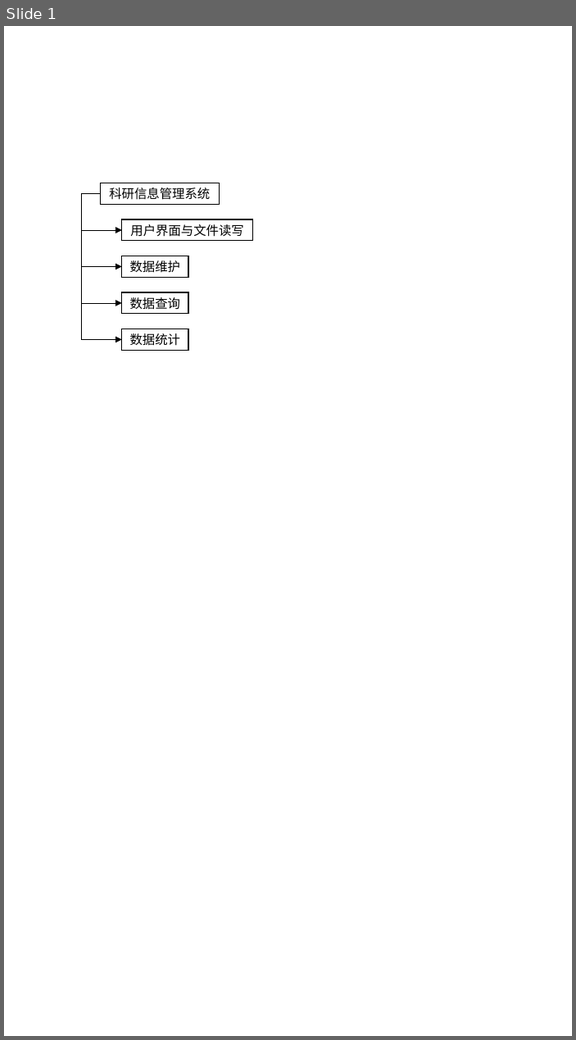
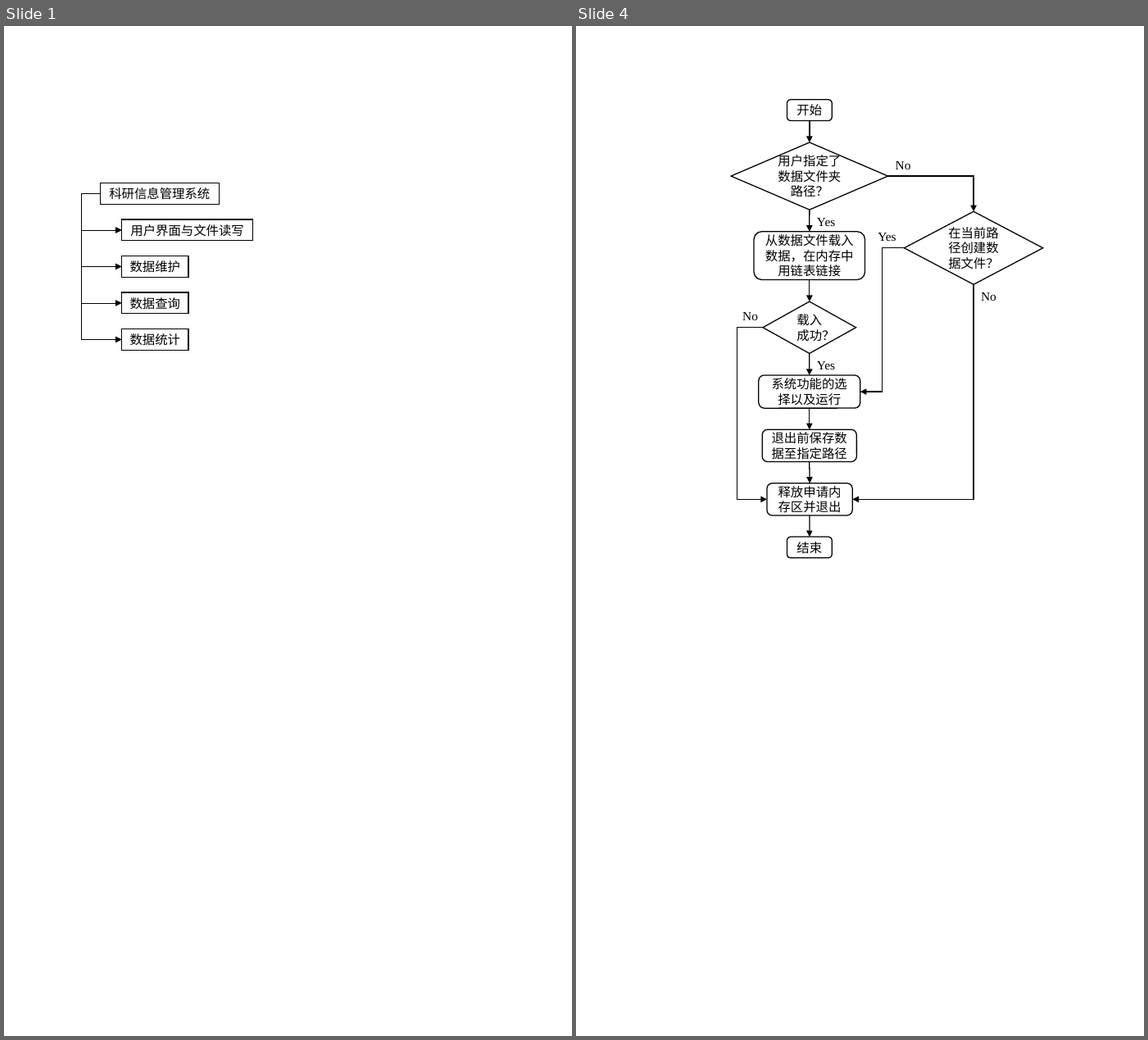
Before and after one commit to smdsbz/curriculum-design-1, a slide deck: Experiment_Report/drafts.pptx. Shown side by side, each under a label of ours: slide 1 before the commit, slides 1 and 4 after it; the slides between them are not shown. The pictures are 576x1040 and 1148x1040 pixels, drawn with LibreOffice and Linux fonts; fonts in the diff are those of the drawing. Boxes give left, top, right and bottom in pixels: in the first picture for what was removed or moved away, otherwise in the second. Text is boxed around its words. In the diff, an @@ line names an element or a change of style, - is before the commit and + after.

```diff
--- a/Experiment_Report/drafts.pptx
+++ b/Experiment_Report/drafts.pptx
@@ slide 4 added at (576,26,1144,1036), background #FFFFFF @@
@@ rounded rectangle added at (788,100,832,121), fill #FFFFFF, outline #000000 1 pt, 12 pt, text #000000 @@
+开始
@@ arrow added from (810, 121) to (810, 142), #000000 1 pt @@
@@ diamond added at (731,142,888,210), fill #FFFFFF, outline #000000 1 pt, 12 pt, text #000000 @@
+用户指定了数据文件夹路径？
@@ text added at (896,161,911,170), 12 pt, text #000000 @@
+No
@@ elbow arrow added from (888, 176) to (974, 211), #000000 1 pt @@
@@ arrow added from (810, 210) to (810, 231), #000000 1 pt @@
@@ text added at (817,218,835,226), 12 pt, text #000000 @@
+Yes
@@ diamond added at (904,211,1043,284), fill #FFFFFF, outline #000000 1 pt, 12 pt, text #000000 @@
+在当前路径创建数据文件？
@@ rounded rectangle added at (754,231,865,280), fill #FFFFFF, outline #000000 1 pt, 12 pt, text #000000 @@
+从数据文件载入数据，在内存中用链表链接
@@ text added at (878,233,896,241), 12 pt, text #000000 @@
+Yes
@@ elbow arrow added from (904, 248) to (860, 392), #000000 1 pt @@
@@ arrow added from (810, 280) to (810, 302), #000000 1 pt @@
@@ elbow arrow added from (974, 284) to (852, 500), #000000 1 pt @@
@@ text added at (981,292,997,301), 12 pt, text #000000 @@
+No
@@ text added at (742,312,758,320), 12 pt, text #000000 @@
+No
@@ diamond added at (763,302,856,354), fill #FFFFFF, outline #000000 1 pt, 12 pt, text #000000 @@
+载入成功？
@@ elbow arrow added from (763, 328) to (767, 500), #000000 1 pt @@
@@ arrow added from (810, 353) to (810, 375), #000000 1 pt @@
@@ text added at (817,361,835,370), 12 pt, text #000000 @@
+Yes
@@ rounded rectangle added at (759,375,860,409), fill #FFFFFF, outline #000000 1 pt, 12 pt, text #000000 @@
+系统功能的选择以及运行
@@ arrow added from (810, 409) to (810, 429), #000000 1 pt @@
@@ rounded rectangle added at (762,429,857,462), fill #FFFFFF, outline #000000 1 pt, 12 pt, text #000000 @@
+退出前保存数据至指定路径
@@ arrow added from (810, 461) to (811, 484), #000000 1 pt @@
@@ rounded rectangle added at (767,484,852,516), fill #FFFFFF, outline #000000 1 pt, 12 pt, text #000000 @@
+释放申请内存区并退出
@@ arrow added from (811, 516) to (810, 537), #000000 1 pt @@
@@ rounded rectangle added at (788,537,832,558), fill #FFFFFF, outline #000000 1 pt, 12 pt, text #000000 @@
+结束
```
Also in this commit, not shown: 1 slide changed, 6 other slides added, 4 other files.
